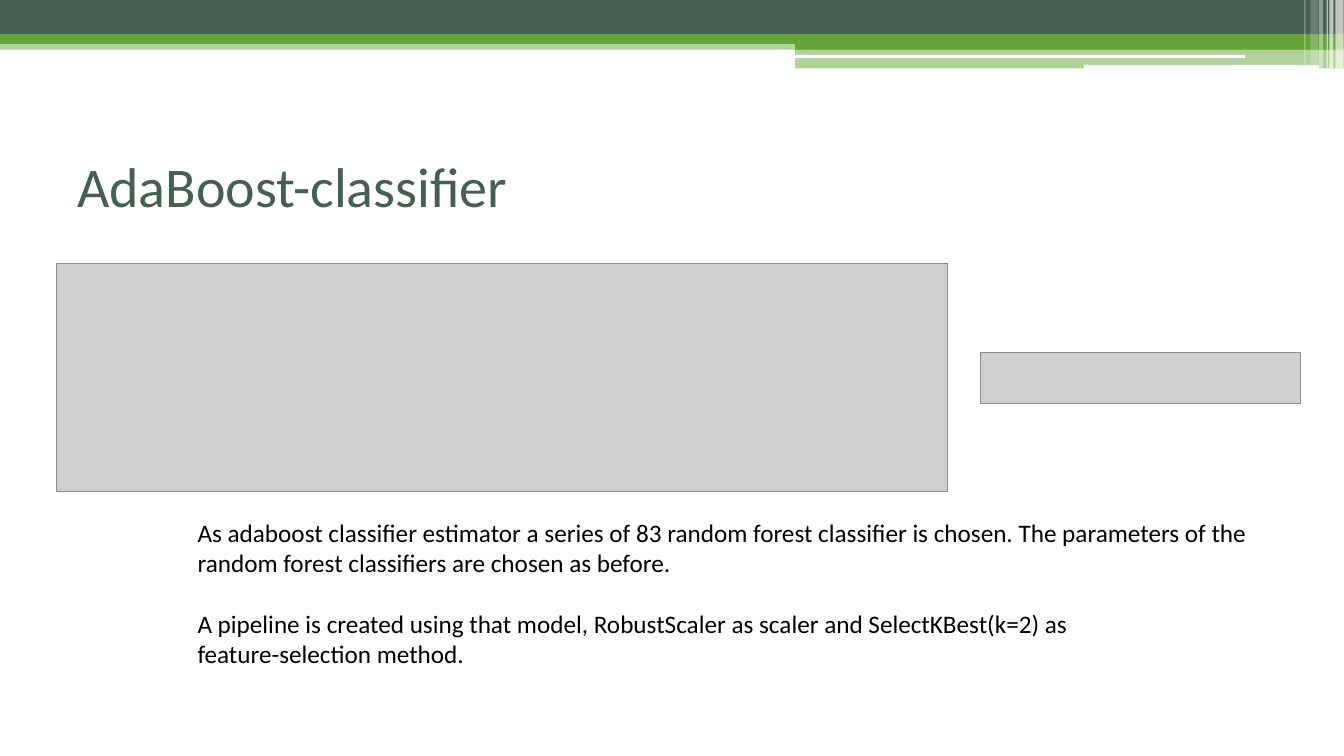
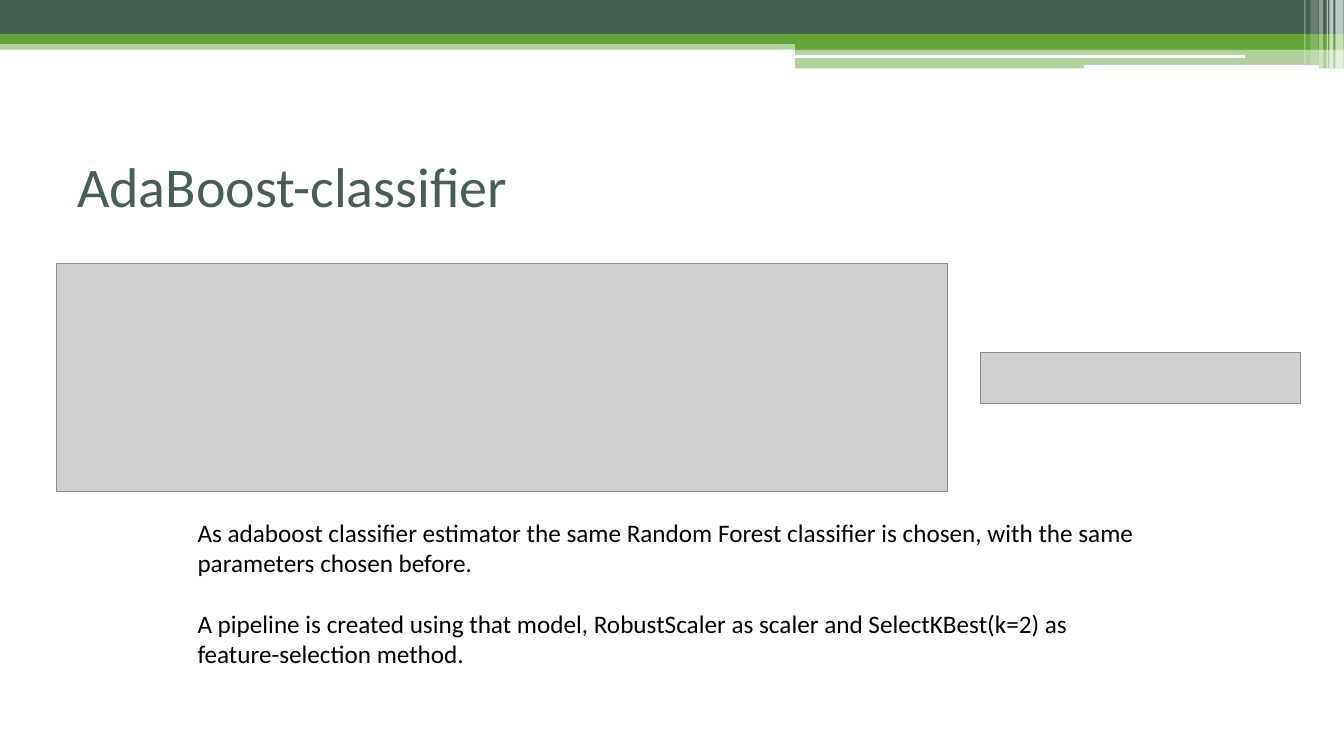
Before and after one commit to EmanueleTinghi/Data-Mining-Project, a slide deck: slide 12 of Docs/Presentation.pptx. Drawn at 1344x756 pixels with LibreOffice and Linux fonts; fonts in the diff are those of the drawing; grey boxes stand for pictures. Boxes give left, top, right and bottom in pixels: in the first picture for what was removed or moved away, otherwise in the second. Text is boxed around its words. In the diff, an @@ line names an element or a change of style, - is before the commit and + after.

```diff
--- a/Docs/Presentation.pptx
+++ b/Docs/Presentation.pptx
@@ text at box(198, 524, 1133, 576): text changed @@
-As adaboost classifier estimator a series of 83 random forest classifier is chosen. The parameters of the random forest classifiers are chosen as before.
+As adaboost classifier estimator the same Random Forest classifier is chosen, with the same parameters chosen before.
```
Also in this commit, not shown: 2 other files.
